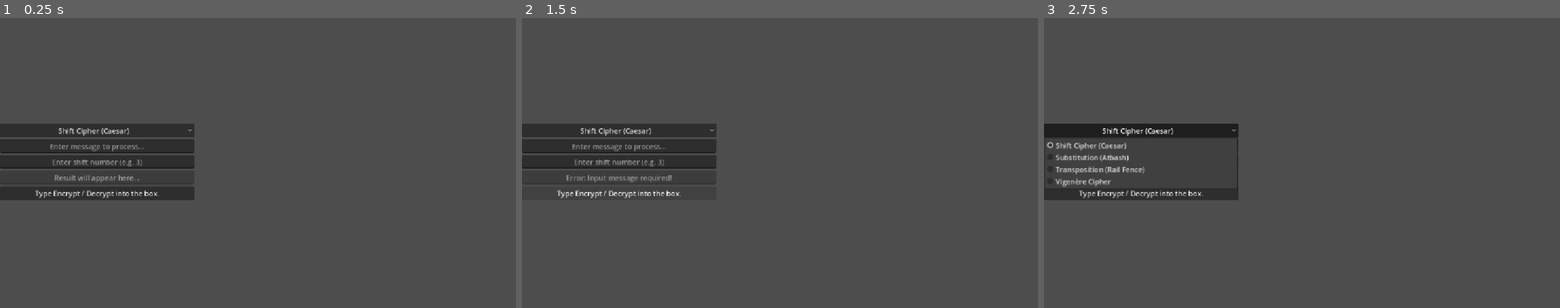
Above: before the commit, frames 1-3 (left to right).
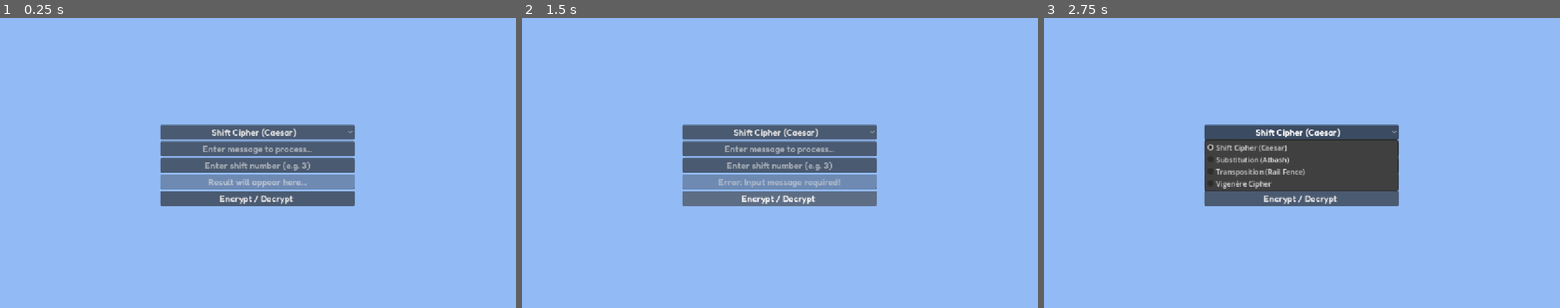
Above: after the commit, the same moments.

Repository: ImJustZ-Script/Calculator
Game: Godot game, scene res://Scenes/calculator.tscn
Two runs of this game, one before a commit and one after it. Both use one fixed random seed, a clock stepped at 60 frames per second and the inputs below. Before the commit the project starts from res://calculator.tscn.
Inputs:
- Up to frame 1 (0.25 s): no input
- Up to frame 2 (1.5 s): click "Shift Cipher (Caesar)" at 0.5 s; click "Type Encrypt / Decrypt into t…" (after the commit: "Encrypt / Decrypt") at 1.25 s
- Up to frame 3 (2.75 s): click "Shift Cipher (Caesar)" at 2 s

The runs differ from the first frame. In frame 1, 100% of the frame differs, in the area x 0-100%, y 0-100%; in frame 2, 100%; in frame 3, 93%.

Commit message:
Added new stuff
added:
- color rect
- changed the node to control instead  of a node2d
- added fonts

Diff:
--- /dev/null
+++ b/Scenes/calculator.tscn
@@ -0,0 +1,60 @@
+[gd_scene format=3 uid="uid://bt6q6c7nhcaw5"]
+
+[ext_resource type="Script" uid="uid://djlpfavkedln" path="res://Scripts/calculator.gd" id="1_xst5o"]
+[ext_resource type="FontFile" uid="uid://bncrgiigv685a" path="res://Assets/Fredoka-SemiBold.ttf" id="2_ectdk"]
+
+[node name="Calculator" type="Control" unique_id=769378954]
+layout_mode = 3
+anchors_preset = 0
+script = ExtResource("1_xst5o")
+
+[node name="VBoxContainer" type="VBoxContainer" parent="." unique_id=541574085]
+layout_mode = 1
+offset_left = 358.0
+offset_top = 8.0
+offset_right = 792.0
+offset_bottom = 651.0
+alignment = 1
+
+[node name="CipherSelect" type="OptionButton" parent="VBoxContainer" unique_id=1461750715]
+layout_mode = 2
+theme_override_fonts/font = ExtResource("2_ectdk")
+theme_override_font_sizes/font_size = 20
+alignment = 1
+
+[node name="InputText" type="LineEdit" parent="VBoxContainer" unique_id=936079427]
+layout_mode = 2
+theme_override_fonts/font = ExtResource("2_ectdk")
+theme_override_font_sizes/font_size = 20
+placeholder_text = "Enter message to encrypt/decrypt"
+alignment = 1
+
+[node name="KeyText" type="LineEdit" parent="VBoxContainer" unique_id=39960097]
+layout_mode = 2
+theme_override_fonts/font = ExtResource("2_ectdk")
+theme_override_font_sizes/font_size = 20
+placeholder_text = "Enter secret key"
+alignment = 1
+
+[node name="OutputText" type="LineEdit" parent="VBoxContainer" unique_id=491338307]
+layout_mode = 2
+theme_override_fonts/font = ExtResource("2_ectdk")
+theme_override_font_sizes/font_size = 20
+placeholder_text = "Result will appear here"
+alignment = 1
+
+[node name="ProcessButton" type="Button" parent="VBoxContainer" unique_id=2080253671]
+layout_mode = 2
+theme_override_fonts/font = ExtResource("2_ectdk")
+theme_override_font_sizes/font_size = 20
+text = "Encrypt / Decrypt "
+autowrap_trim_flags = 0
+
+[node name="ColorRect" type="ColorRect" parent="." unique_id=797109201]
+z_index = -1
+custom_minimum_size = Vector2(100, 100)
+layout_mode = 0
+offset_right = 1169.0
+offset_bottom = 649.0
+mouse_filter = 2
+color = Color(0.57346874, 0.7320691, 0.9588674, 1)
--- a/calculator.gd
+++ b/Scripts/calculator.gd
@@ -1,4 +1,4 @@
-extends Node2D
+extends Control
 
 @onready var cipher_select: OptionButton = $VBoxContainer/CipherSelect
 @onready var input_text: LineEdit = $VBoxContainer/InputText
--- a/calculator.tscn
+++ /dev/null
@@ -1,35 +0,0 @@
-[gd_scene format=3 uid="uid://bt6q6c7nhcaw5"]
-
-[ext_resource type="Script" uid="uid://djlpfavkedln" path="res://calculator.gd" id="1_kvxsv"]
-
-[node name="Calculator" type="Node2D" unique_id=590847893]
-script = ExtResource("1_kvxsv")
-
-[node name="VBoxContainer" type="VBoxContainer" parent="." unique_id=541574085]
-offset_right = 434.0
-offset_bottom = 643.0
-alignment = 1
-
-[node name="CipherSelect" type="OptionButton" parent="VBoxContainer" unique_id=1461750715]
-layout_mode = 2
-alignment = 1
-
-[node name="InputText" type="LineEdit" parent="VBoxContainer" unique_id=936079427]
-layout_mode = 2
-placeholder_text = "Enter message to encrypt/decrypt"
-alignment = 1
-
-[node name="KeyText" type="LineEdit" parent="VBoxContainer" unique_id=39960097]
-layout_mode = 2
-placeholder_text = "Enter secret key"
-alignment = 1
-
-[node name="OutputText" type="LineEdit" parent="VBoxContainer" unique_id=491338307]
-layout_mode = 2
-placeholder_text = "Result will appear here"
-alignment = 1
-
-[node name="ProcessButton" type="Button" parent="VBoxContainer" unique_id=2080253671]
-layout_mode = 2
-text = "Type Encrypt / Decrypt into the box.	"
-autowrap_trim_flags = 0
Binary file added: Assets/Fredoka-SemiBold.ttf
Not shown, added: Assets/Fredoka-SemiBold.ttf.import
Renamed: calculator.gd.uid -> Scripts/calculator.gd.uid
